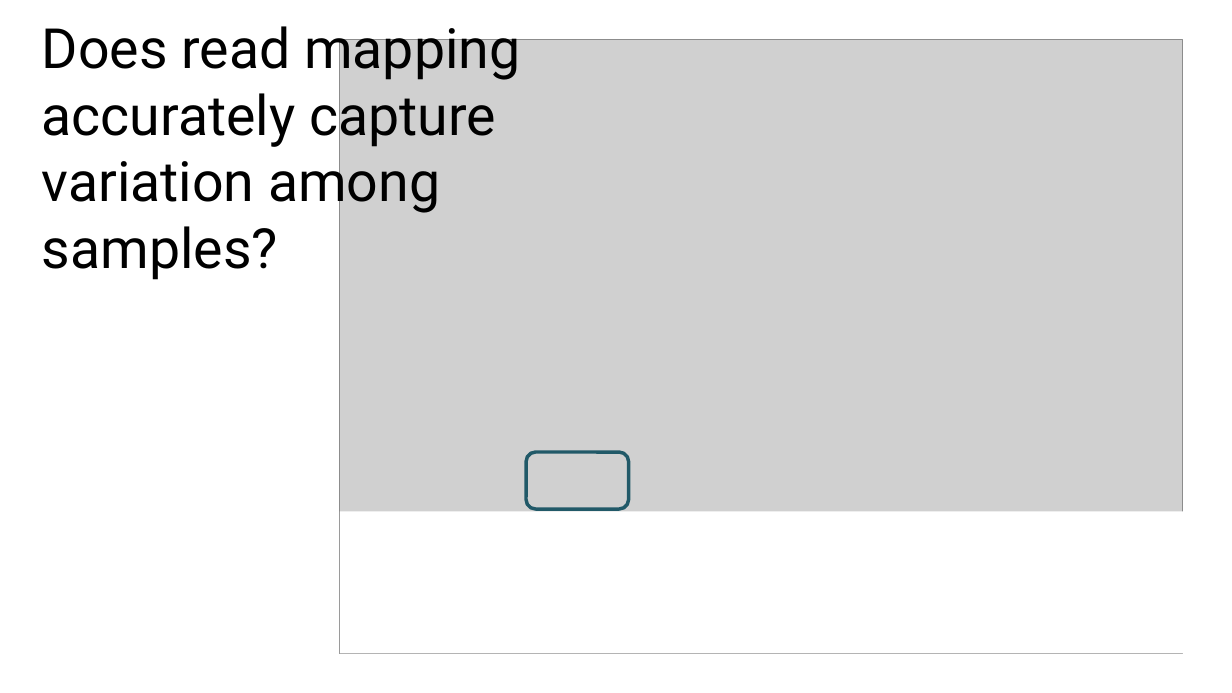
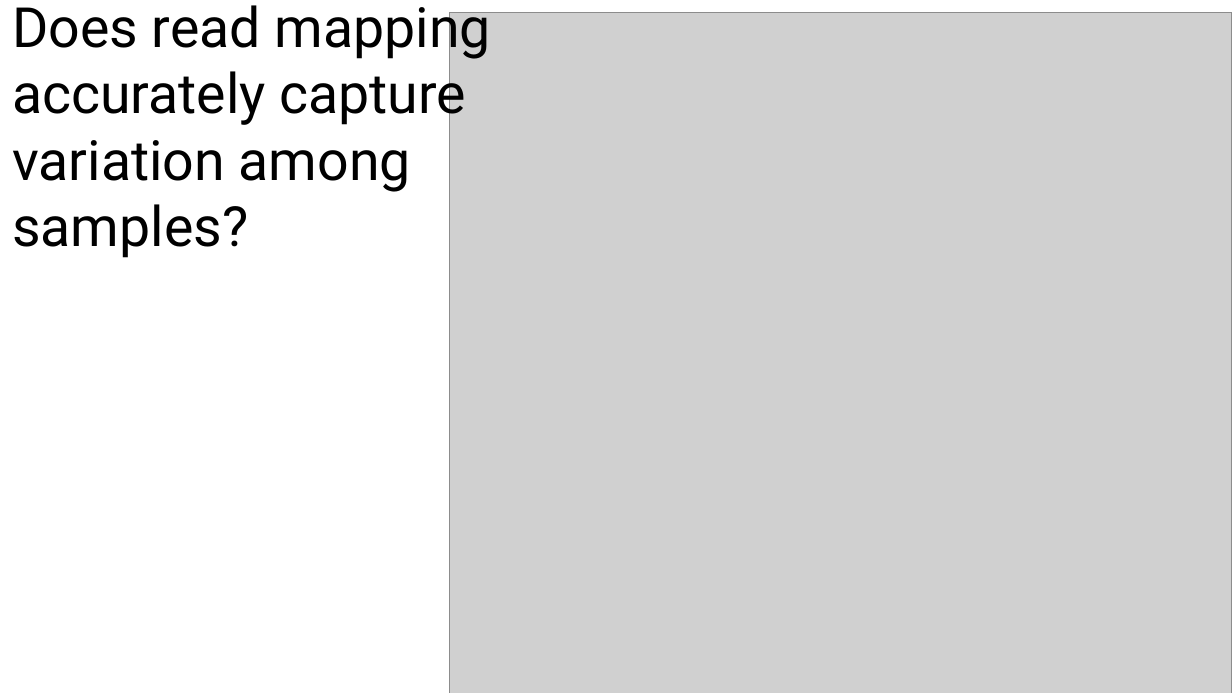
Before and after one commit to harvardinformatics/Mapping-simulations, a slide deck: slide 52 of evolution/Gregg-Thomas-2023-Evolution-notes.pptx (slide 2 before the commit). Drawn at 1232x693 pixels with LibreOffice and Linux fonts; fonts in the diff are those of the drawing; grey boxes stand for pictures. Boxes give left, top, right and bottom in pixels: in the first picture for what was removed or moved away, otherwise in the second. Text is boxed around its words. In the diff, an @@ line names an element or a change of style, - is before the commit and + after.

```diff
--- a/evolution/Gregg-Thomas-2023-Evolution-notes.pptx
+++ b/evolution/Gregg-Thomas-2023-Evolution-notes.pptx
@@ title "Does read mapping accurately capture ..." rewrapped from (42, 18, 520, 280) to (12, 5, 491, 258) @@
@@ picture: place and size @@
-picture at (340, 39, 1183, 653)
+picture at (450, 12, 1232, 693)
@@ rounded rectangle removed at (526, 452, 628, 509) @@
@@ rectangle removed at (340, 511, 1199, 653) @@
```
Also in this commit, not shown: 4 other slides changed, 9 slides added, 5 slides removed, 6 other files.
